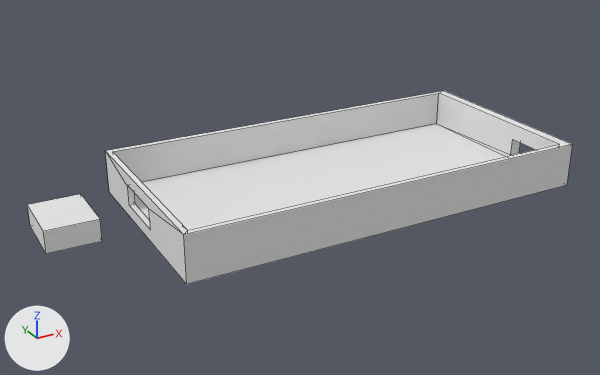
The Blender file cases/DotPhat_2.0.0.blend, before and after one commit.
Camera for both pictures: a camera (50 mm lens) standing at (-68.8, -109.6, 53.5) and looking at (-8.2, 0.6, -1.6). The axes (+X, +Y, +Z) are drawn at lower left. The lights are the same throughout. Mesh edges are drawn as thin lines.
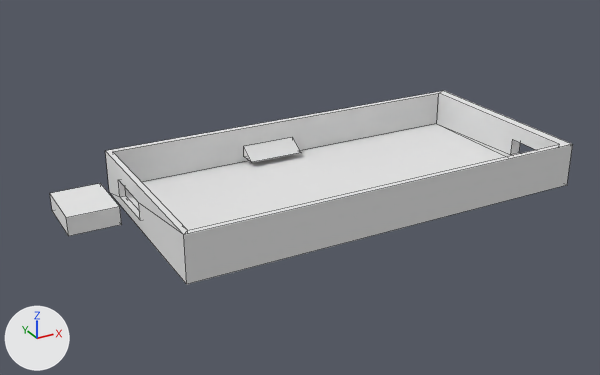
Commit message: Semifinal design

What differs and where, as boxes [x1, y1, x2, y2] in the pictures (600 x 375 px; the box of a moved part takes in the faces that stretch with it):
'Cube.001', moved, rescaled (11% shorter)
    before: [27, 194, 102, 254]
    after: [50, 183, 122, 236]
'Cube.003', added
    after: [244, 137, 301, 162]
part 1 of me_cube, moved or reshaped
    both: [105, 151, 187, 284]

The change, as a diff of the scene's bpy script:
```diff
--- a/cases/DotPhat_2.0.0.blend.py
+++ b/cases/DotPhat_2.0.0.blend.py
@@ me_cube @@
 me_cube.from_pydata(...)  # 34 vertices, 24 faces; spans x -1.0..1.0, y -1.0..1.0, z -1.0..1.0
 # used by ob_cube; location = (0.0, 1.1, 0.0); scale = (35.0, 17.5, 3.75)
 # verts and faces of me_cube; kept vertices keep their numbers, new ones are numbered from 34
 # before: 2 (-0.97, -0.94, -0.72), 3 (-0.97, 0.95, -0.72), 6 (-1.0, -1.0, -1.0) at pixel (186, 284), 7 (-1.0, 1.0, -1.0) at pixel (109, 192), 10 (-1.0, -1.0, 1.0) at pixel (183, 234)
 # before: 11 (-1.0, 1.0, 1.0) at pixel (105, 150), 12 (-0.97, 0.95, 1.0) at pixel (112, 151), 13 (-0.97, -0.94, 1.0) at pixel (187, 230), 25 (-1.0, -0.2, -0.44) at pixel (150, 230), 26 (-0.97, -0.2, -0.44)
 # before: 27 (-1.0, 0.37, -0.44) at pixel (129, 205), 28 (-0.97, 0.37, -0.44) at pixel (135, 203), 29 (-1.0, 0.37, 0.49) at pixel (127, 184), 30 (-0.97, 0.37, 0.49), 31 (-1.0, -0.2, 0.49) at pixel (148, 208)
 # before: 32 (-0.97, -0.2, 0.49), 33 (-1.0, 0.37, 0.37) at pixel (127, 187)
+# me_cube part 1
+delete_vertices([27, 32, 33])  # with the faces that use them
+for i in [25, 26, 28]: verts[i] += (0.0, 0.27, -0.13)
+for i in [29, 30, 31]: verts[i] += (0.0, 0.27, -0.26)
+verts[34] = (-1.0, 0.64, -0.57)  # pixel (119, 196)
+verts[35] = (-0.97, 0.07, 0.23)
+verts[36] = (-0.97, 0.07, 0.2)
+faces += [(2, 3, 28, 26, 36, 13), (6, 10, 31, 25, 34, 7), (29, 30, 35, 31), (25, 26, 28, 34), (3, 12, 13, 36, 35, 30, 28), (7, 34, 29, 31, 10, 11)]
+faces += [(28, 30, 29, 34), (25, 31, 35, 36, 26)]
 me_cube.materials.append(mat_material)
@@ me_cube_005 @@
+me_cube_005.from_pydata([(-1000.0, 106.0, -1000.0), (-1000.0, -1034.0, -972.0), (-1000.0, 2106.0, -1000.0), (-1000.0, -1034.0, 1000.0), (1000.0, 106.0, -1000.0), (1000.0, -1075.0, -1002.0), (1000.0, 2106.0, -1000.0), (1000.0, -1055.0, 1000.0)], [], [(0, 1, 3, 2), (2, 3, 7, 6), (6, 7, 5, 4), (4, 5, 1, 0), (2, 6, 4, 0), (7, 3, 1, 5)])
@@ ob_cube_001 @@
 ob_cube_001 = bpy.data.objects.new('Cube.001', me_cube_001)
-ob_cube_001.location = (-46.3, 2.6, 0.1)
-ob_cube_001.scale = (4.0, 5.0, 1.75)
+ob_cube_001.location = (-41.9, 7.4, -0.6)
+ob_cube_001.scale = (4.0, 5.0, 1.5)
@@ ob_cube_003 @@
+ob_cube_003 = bpy.data.objects.new('Cube.003', me_cube_005)
+ob_cube_003.location = (-5.3, 16.6, -0.7)
+ob_cube_003.rotation_euler = (0.0, 0.0, -3.141)  # degrees (0, 0, -180)
+ob_cube_003.scale = (0.005, 0.001, 0.001)
```
